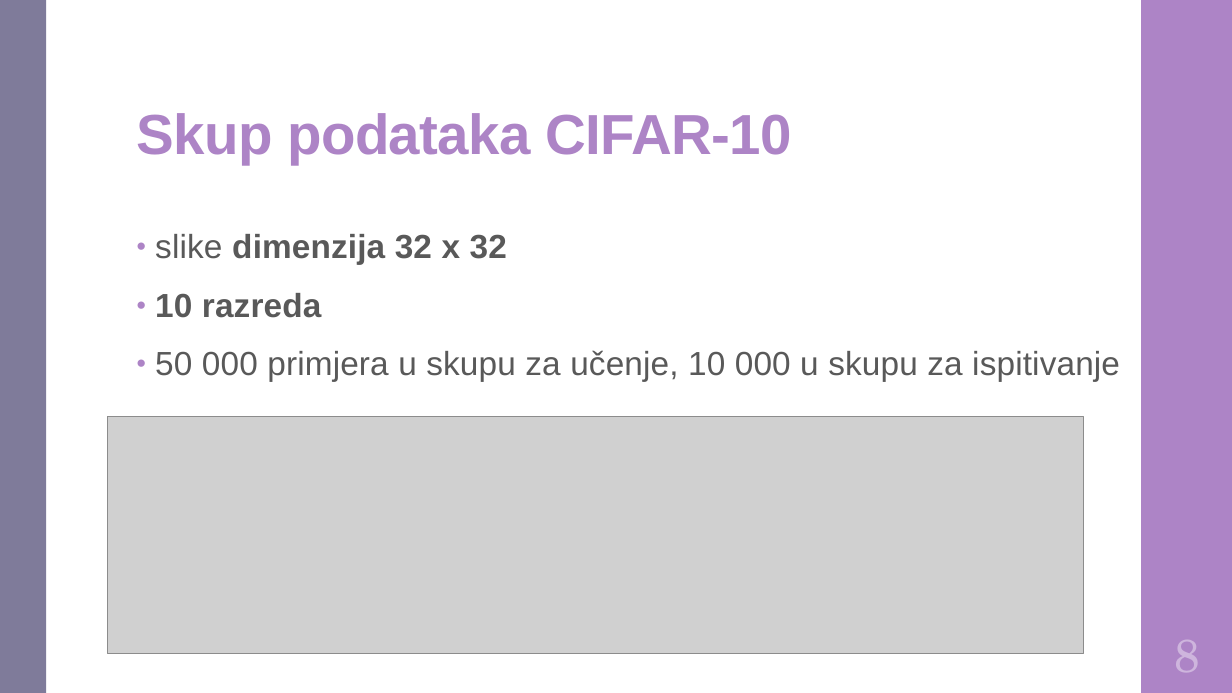
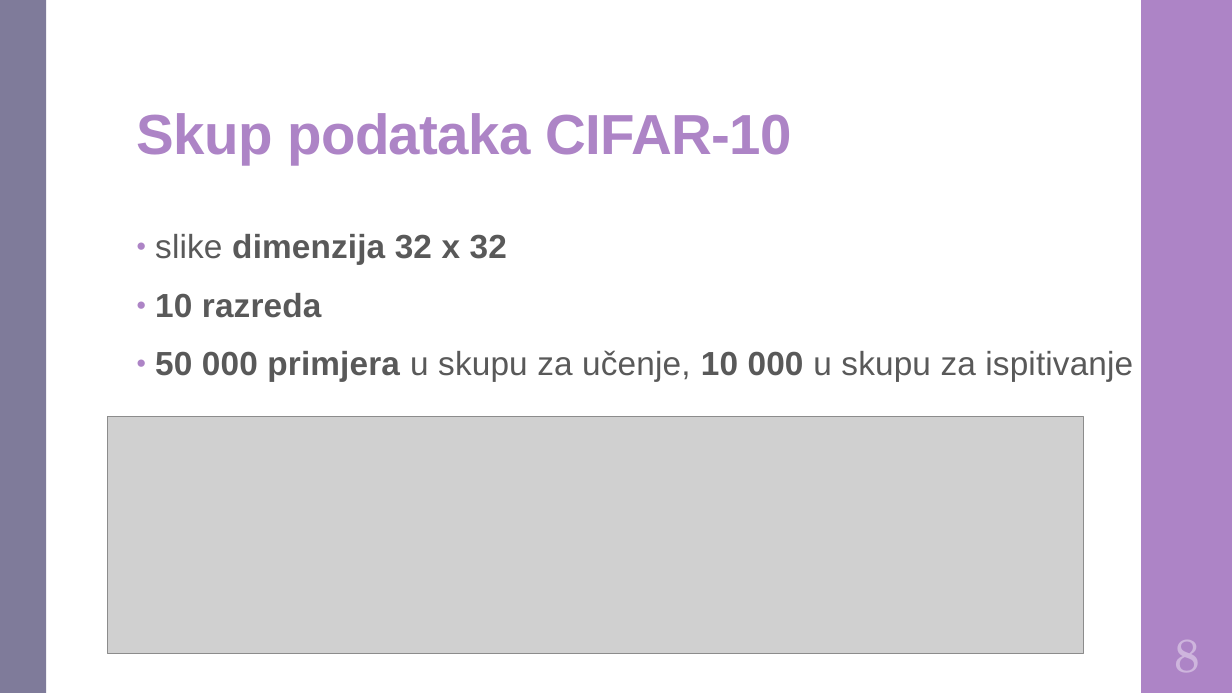
Before and after one commit to DomJamb/Diplomski-Rad-Doku, a slide deck: slide 11 of Prezentacija/Varijacijsko učenje na zašumljenim oznakama.pptx. Drawn at 1232x693 pixels with LibreOffice and Linux fonts; fonts in the diff are those of the drawing; grey boxes stand for pictures. Boxes give left, top, right and bottom in pixels: in the first picture for what was removed or moved away, otherwise in the second. Text is boxed around its words. In the diff, an @@ line names an element or a change of style, - is before the commit and + after.

```diff
--- a/Prezentacija/Varijacijsko učenje na zašumljenim oznakama.pptx
+++ b/Prezentacija/Varijacijsko učenje na zašumljenim oznakama.pptx
@@ text at box(155, 350, 1133, 382): bold on in "50 000 primjera 10 000" @@
```
Also in this commit, not shown: 2 other slides changed, 8 slides added, 3 slides removed, 1 other file.
